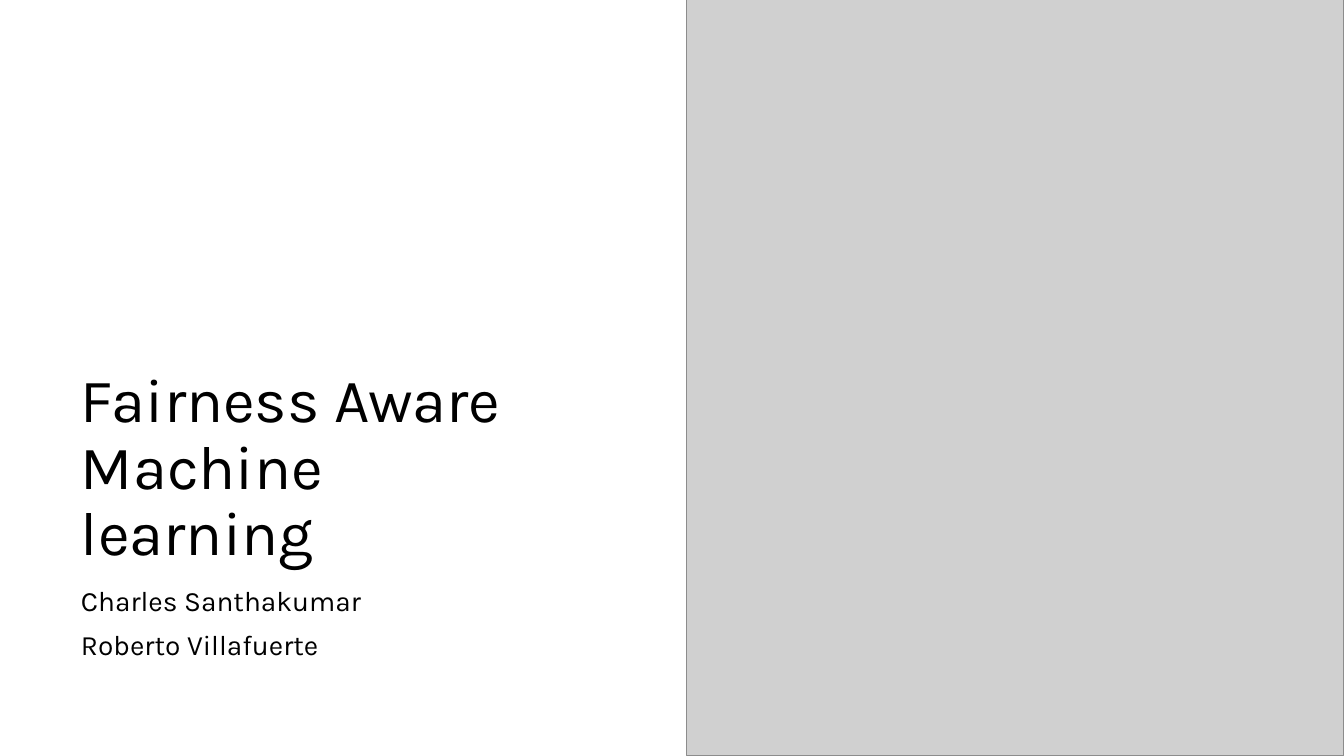
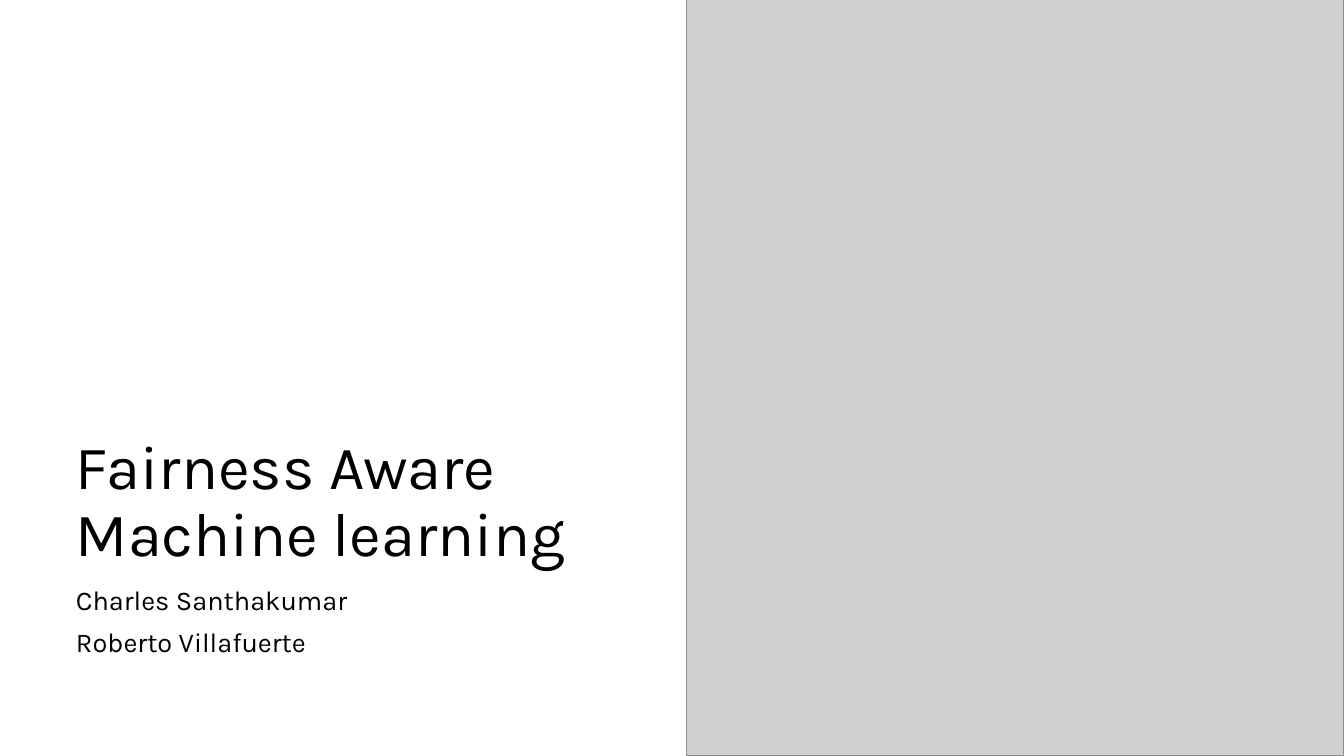
Before and after one commit to VillafuerTech/fairness-awareness-ML, a slide deck: slide 1 of reports/slides_step1/Fairness_Aware_ML.pptx. Drawn at 1344x756 pixels with LibreOffice and Linux fonts; fonts in the diff are those of the drawing; grey boxes stand for pictures. Boxes give left, top, right and bottom in pixels: in the first picture for what was removed or moved away, otherwise in the second. Text is boxed around its words. In the diff, an @@ line names an element or a change of style, - is before the commit and + after.

```diff
--- a/reports/slides_step1/Fairness_Aware_ML.pptx
+++ b/reports/slides_step1/Fairness_Aware_ML.pptx
@@ title "Fairness Aware Machine learning" rewrapped from [81,379,500,570] to [76,446,565,571] @@
@@ subtitle "Charles Santhakumar" at [76,591,347,653]: size 20 to 19.4 pt; less space between paragraphs @@
```
Also in this commit, not shown: 4 other slides changed, 3 slides added, 1 other file.
